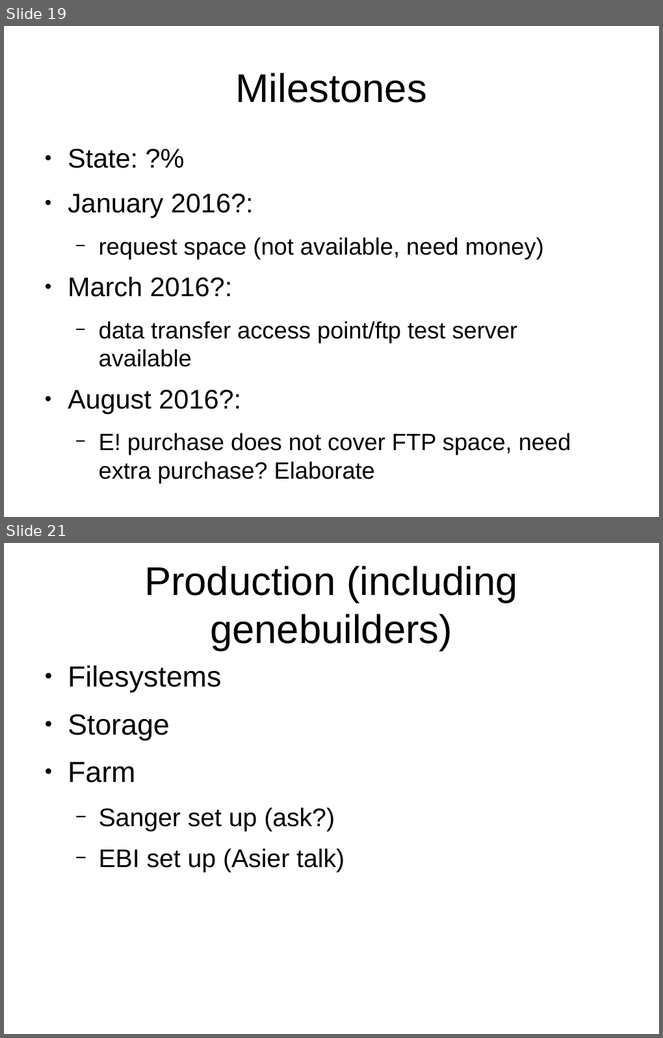
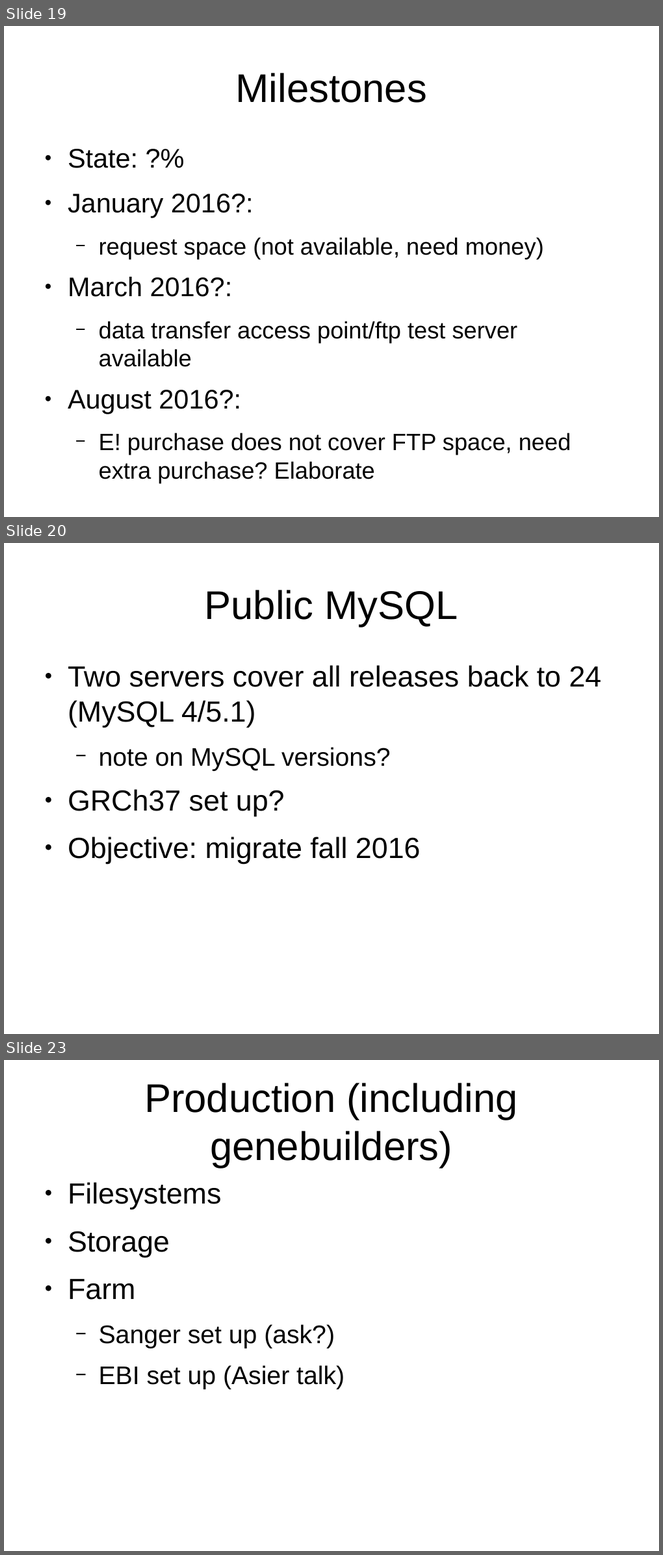
Before and after one commit to avullo/ensembl-migration-pm, a slide deck: data-review-10-16/talk.odp. Shown one above the other, each under a label of ours: slides 19 and 21 before the commit, slides 19, 20 and 23 after it; the slides between them are not shown. The pictures are 663x1038 and 663x1555 pixels, drawn with LibreOffice and Linux fonts; fonts in the diff are those of the drawing; background and template pictures are left out. Boxes give left, top, right and bottom in pixels: in the first picture for what was removed or moved away, otherwise in the second. Text is boxed around its words. In the diff, an @@ line names an element or a change of style, - is before the commit and + after.

Commit message:
Worked on Public MySQL section.

```diff
--- a/data-review-10-16/talk.odp
+++ b/data-review-10-16/talk.odp
@@ slide 20 added at bbox=[4, 543, 659, 1034], background #FFFFFF @@
@@ title added at bbox=[205, 590, 458, 627], 44 pt, text #000000 @@
+Public MySQL
@@ text added at bbox=[68, 665, 602, 864], 32 pt, text #000000 @@
+● Two servers cover all releases back to 24 (MySQL 4/5.1)
+  − note on MySQL versions?
+● GRCh37 set up?
+● Objective: migrate fall 2016
@@ what was slide 21 is now slide 23 @@
```
Also in this commit, not shown: 2 other slides added.
